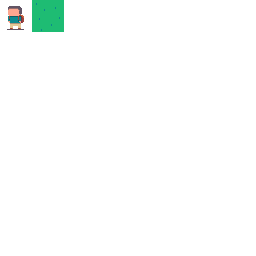
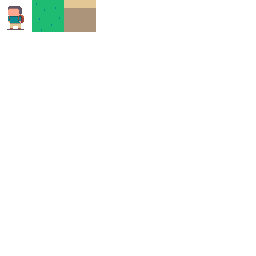
Layers edited between the first and the second 256px x 256px image:
renamed "Layer 0" to "Wall", showed it, moved it above "Outline", painted on it over left=64, top=0, right=96, bottom=32
